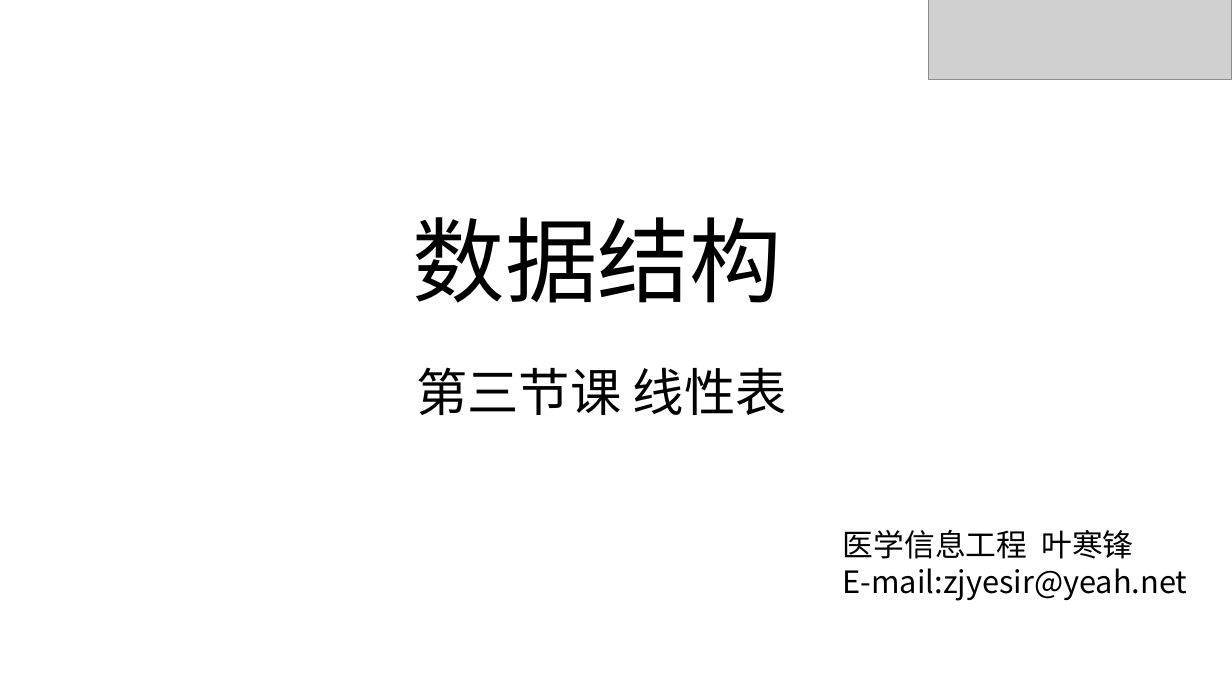
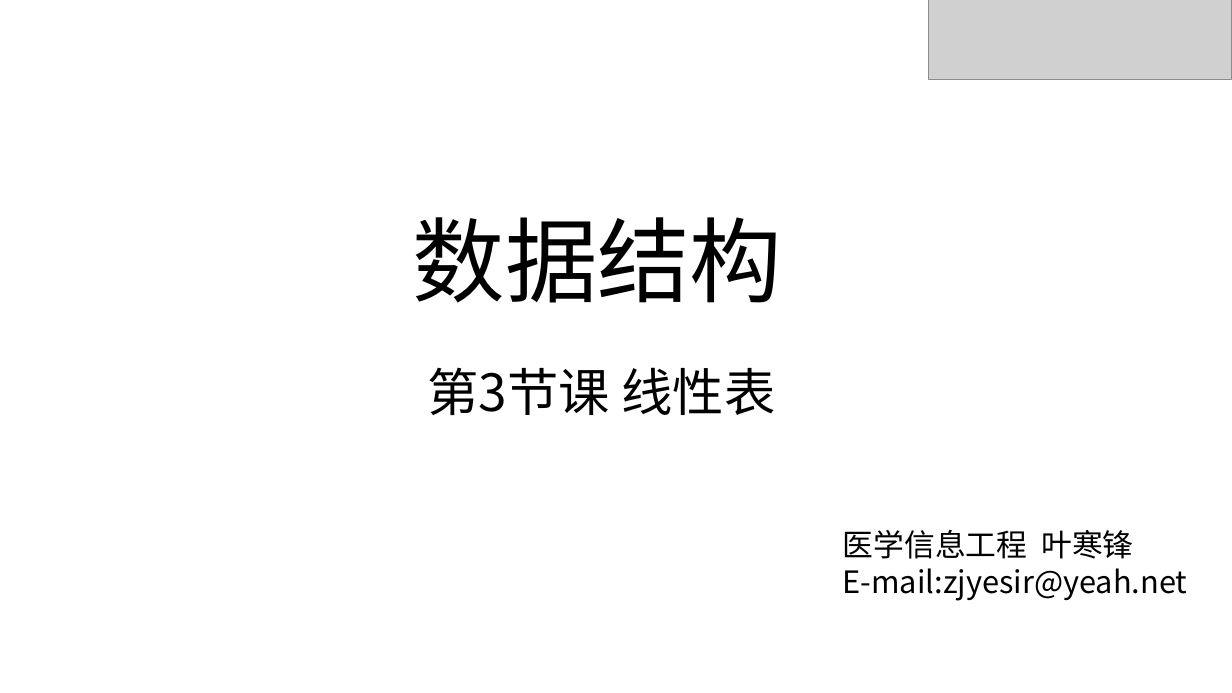
Before and after one commit to zjyesir/hmc_data_structure, a slide deck: slide 1 of ppt/2.线性表.pptx. Drawn at 1232x693 pixels with LibreOffice and Linux fonts; fonts in the diff are those of the drawing; grey boxes stand for pictures; background and template pictures are left out. Boxes give left, top, right and bottom in pixels: in the first picture for what was removed or moved away, otherwise in the second. Text is boxed around its words. In the diff, an @@ line names an element or a change of style, - is before the commit and + after.

```diff
--- a/ppt/2.线性表.pptx
+++ b/ppt/2.线性表.pptx
@@ text at <box>428,367,775,415</box>: text changed @@
-第三节课 线性表
+第3节课 线性表
```
Also in this commit, not shown: 8 other files.
